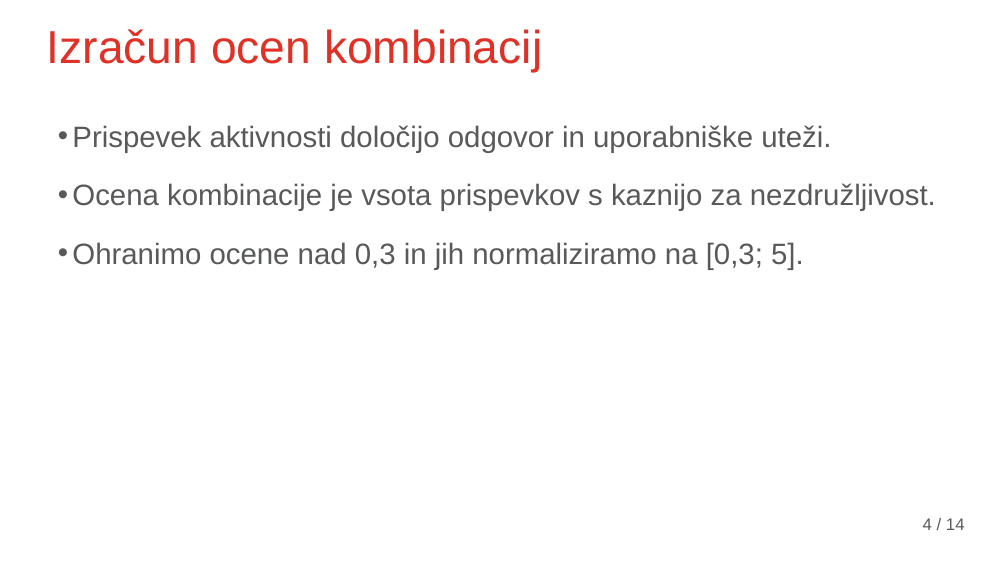
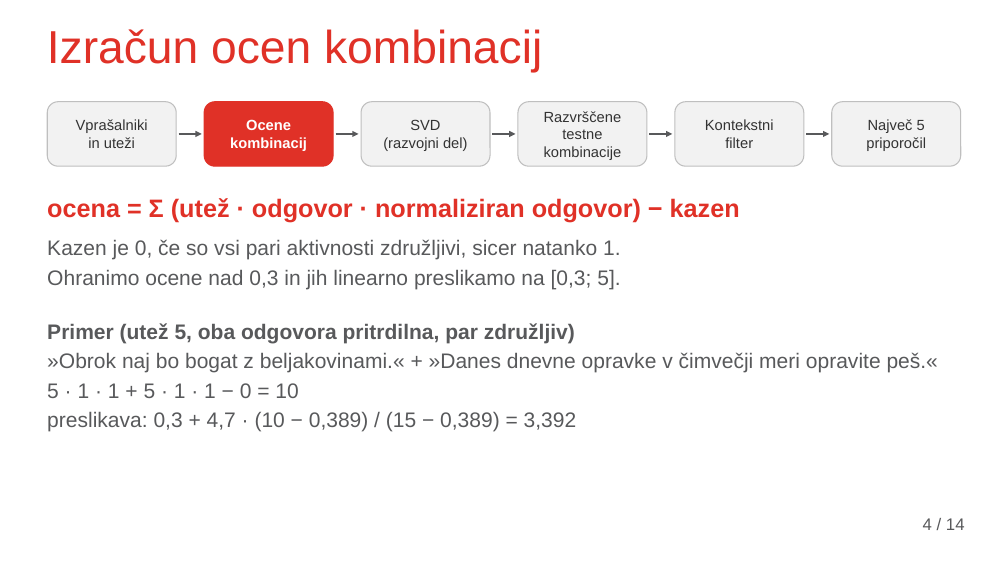
Before and after one commit to leskovecg/masters-thesis-recommender-system, a slide deck: slide 4 of presentation/Zagovor_Gasper_Leskovec.pptx. Drawn at 1008x567 pixels with LibreOffice and Linux fonts; fonts in the diff are those of the drawing; background and template pictures are left out. Boxes give left, top, right and bottom in pixels: in the first picture for what was removed or moved away, otherwise in the second. Text is boxed around its words. In the diff, an @@ line names an element or a change of style, - is before the commit and + after.

```diff
--- a/presentation/Zagovor_Gasper_Leskovec.pptx
+++ b/presentation/Zagovor_Gasper_Leskovec.pptx
@@ rounded rectangle added at (47, 102, 176, 166), fill #F2F2F2, outline #BFBFBF 1 pt, 14 pt, text #333333 @@
+Vprašalniki
+in uteži
@@ rounded rectangle added at (204, 102, 333, 166), fill #E03127, outline #E03127 1 pt, 14 pt, text #FFFFFF, bold @@
+Ocene
+kombinacij
@@ rounded rectangle added at (361, 102, 491, 166), fill #F2F2F2, outline #BFBFBF 1 pt, 14 pt, text #333333 @@
+SVD
+(razvojni del)
@@ rounded rectangle added at (518, 102, 647, 166), fill #F2F2F2, outline #BFBFBF 1 pt, 14 pt, text #333333 @@
+Razvrščene testne
+kombinacije
@@ rounded rectangle added at (675, 102, 805, 166), fill #F2F2F2, outline #BFBFBF 1 pt, 14 pt, text #333333 @@
+Kontekstni
+filter
@@ rounded rectangle added at (832, 102, 961, 166), fill #F2F2F2, outline #BFBFBF 1 pt, 14 pt, text #333333 @@
+Največ 5
+priporočil
@@ arrow added from (178, 134) to (202, 134), #58595B 1.5 pt @@
@@ arrow added from (336, 134) to (358, 134), #58595B 1.5 pt @@
@@ arrow added from (492, 134) to (516, 134), #58595B 1.5 pt @@
@@ arrow added from (650, 134) to (672, 134), #58595B 1.5 pt @@
@@ arrow added from (807, 134) to (830, 134), #58595B 1.5 pt @@
@@ text added at (47, 198, 740, 223), 24 pt, text #E03127, bold @@
+ocena = Σ (utež · odgovor · normaliziran odgovor) − kazen
@@ text at (47, 239, 621, 289): text changed; size 28 to 20 pt @@
-• Prispevek aktivnosti določijo odgovor in uporabniške uteži.
-• Ocena kombinacije je vsota prispevkov s kaznijo za nezdružljivost.
-• Ohranimo ocene nad 0,3 in jih normaliziramo na [0,3; 5].
+Kazen je 0, če so vsi pari aktivnosti združljivi, sicer natanko 1.
+Ohranimo ocene nad 0,3 in jih linearno preslikamo na [0,3; 5].
@@ text added at (47, 323, 938, 432), 20 pt, text #58595B @@
+Primer (utež 5, oba odgovora pritrdilna, par združljiv)
+»Obrok naj bo bogat z beljakovinami.« + »Danes dnevne opravke v čimvečji meri opravite peš.«
+5 · 1 · 1 + 5 · 1 · 1 − 0 = 10
+preslikava: 0,3 + 4,7 · (10 − 0,389) / (15 − 0,389) = 3,392
```
Also in this commit, not shown: 7 other slides changed.
